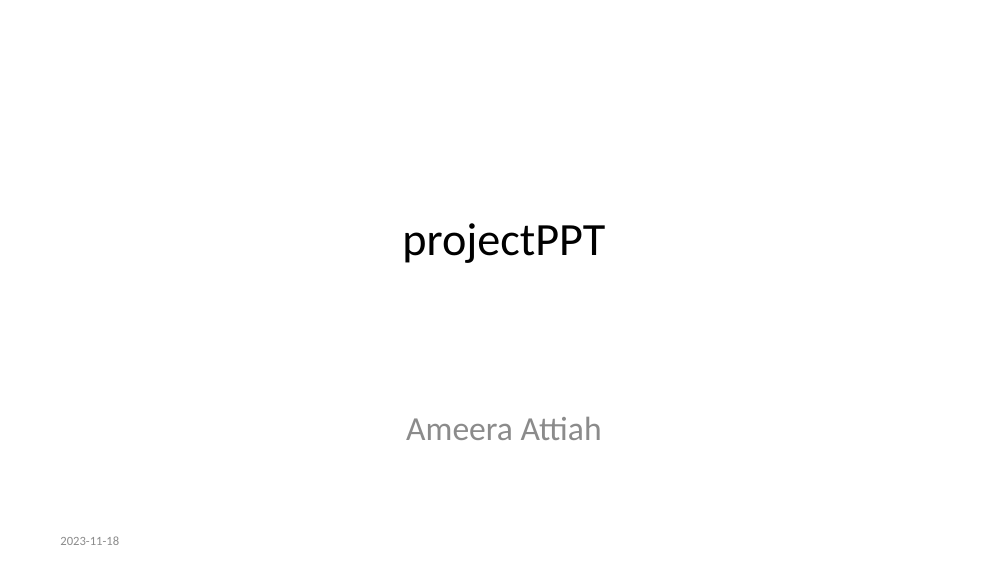
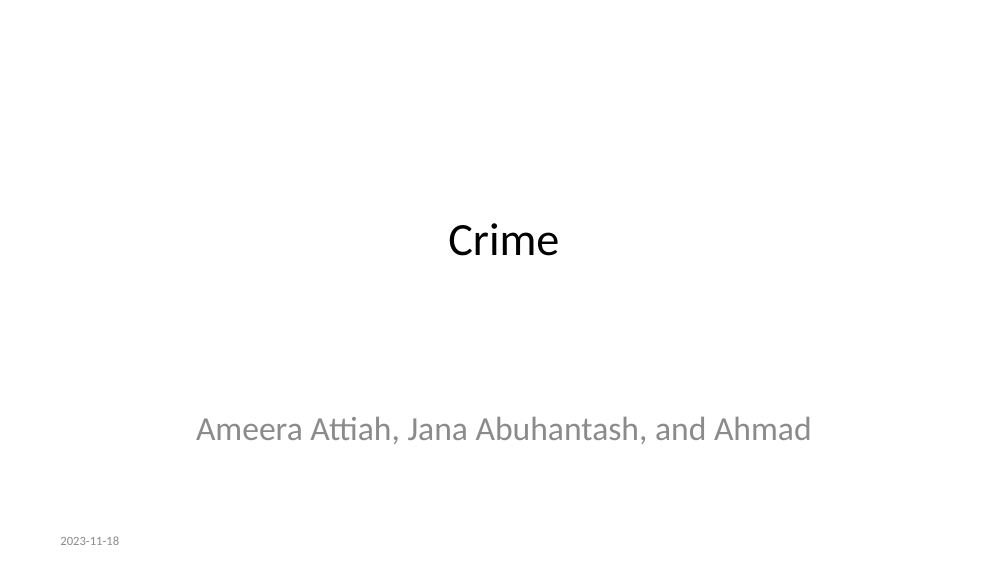
Before and after one commit to ameeraattiah/projectPPT, a slide deck: slide 1 of projectPPT.pptx. Drawn at 1008x567 pixels with LibreOffice and Linux fonts; fonts in the diff are those of the drawing. Boxes give left, top, right and bottom in pixels: in the first picture for what was removed or moved away, otherwise in the second. Text is boxed around its words. In the diff, an @@ line names an element or a change of style, - is before the commit and + after.

```diff
--- a/projectPPT.pptx
+++ b/projectPPT.pptx
@@ title at <box>448,223,559,256</box>: text changed @@
-projectPPT
+Crime
@@ subtitle at <box>196,416,812,444</box>: text changed @@
-Ameera Attiah
+Ameera Attiah, Jana Abuhantash, and Ahmad
```
Also in this commit, not shown: 1 other slide changed, 4 slides added, 3 slides removed, 2 other files.
